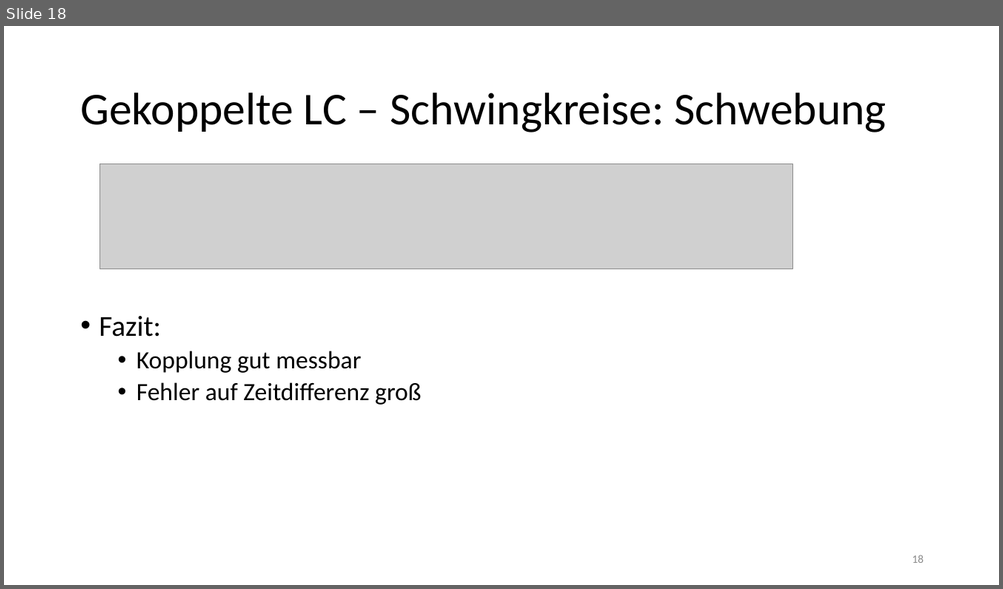
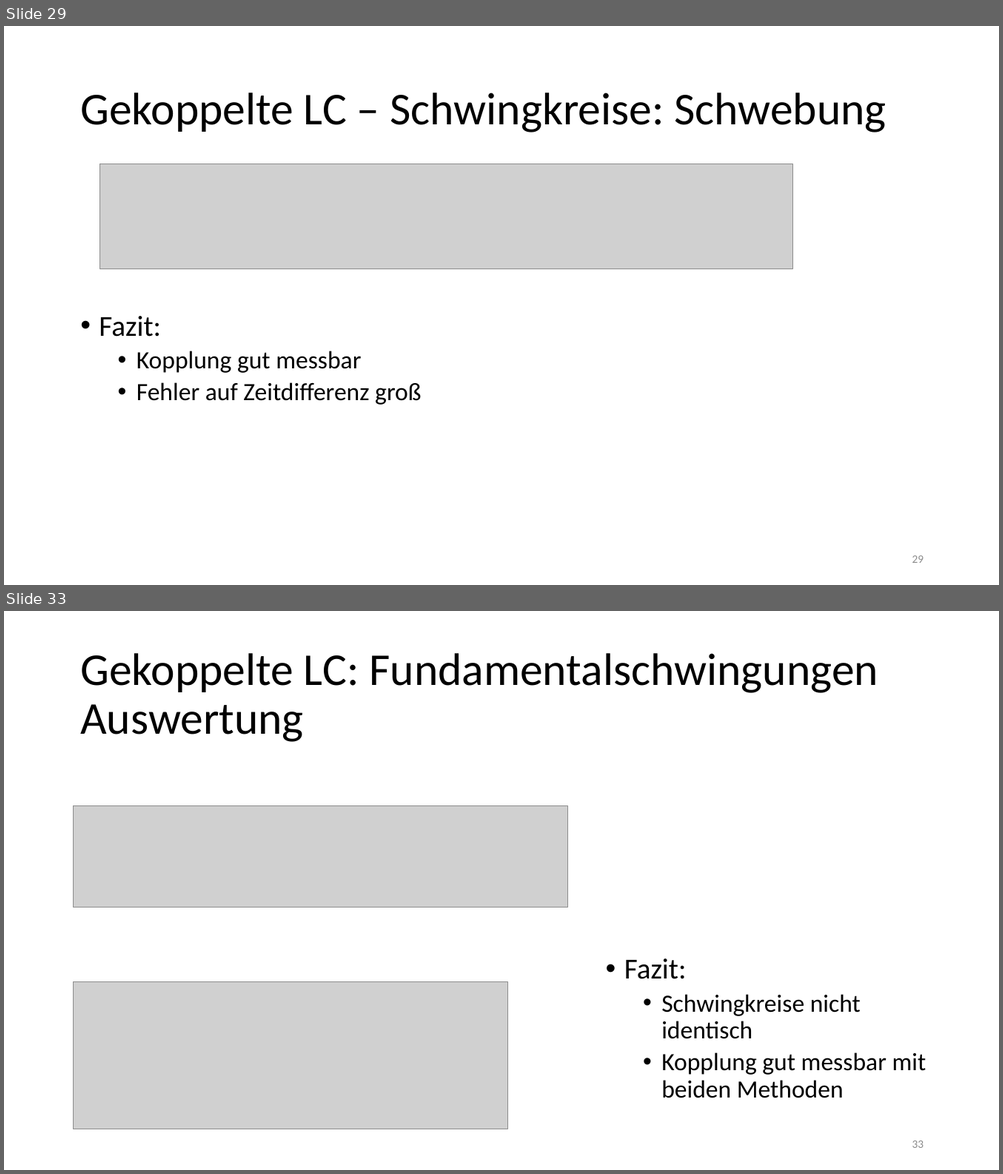
Before and after one commit to thewhitecat/grundpraktikum1, a slide deck: Elektronik/Elektronik.pptx. Shown one above the other, each under a label of ours: slide 18 before the commit, slides 29 and 33 after it; the slides between them are not shown. The pictures are 1003x589 and 1003x1174 pixels, drawn with LibreOffice and Linux fonts; fonts in the diff are those of the drawing; grey boxes stand for pictures. Boxes give left, top, right and bottom in pixels: in the first picture for what was removed or moved away, otherwise in the second. Text is boxed around its words. In the diff, an @@ line names an element or a change of style, - is before the commit and + after.

```diff
--- a/Elektronik/Elektronik.pptx
+++ b/Elektronik/Elektronik.pptx
@@ slide 33 added at [4,611,999,1170], background #FFFFFF @@
@@ title added at [80,653,878,742], 44 pt, text #000000 @@
+Gekoppelte LC: Fundamentalschwingungen
+Auswertung
@@ picture added at [73,806,567,907] @@
@@ text added at [624,959,926,1099], 24 pt, text #000000 @@
+• Fazit:
+  • Schwingkreise nicht identisch
+  • Kopplung gut messbar mit beiden Methoden
@@ picture added at [73,982,508,1130] @@
@@ page number added at [912,1141,924,1148], 11 pt, text #8C8C8C @@
+33
@@ what was slide 18 is now slide 29 @@
@@ page number at [912,556,924,563]: text changed @@
-18
+29
```
Also in this commit, not shown: 2 slides changed, 14 other slides added.
